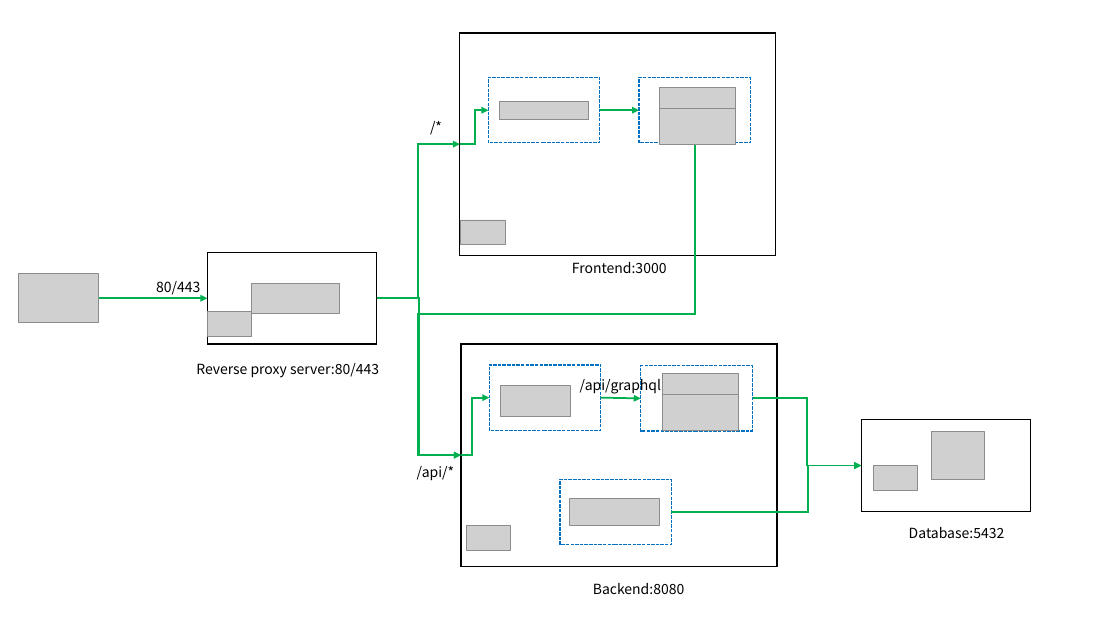
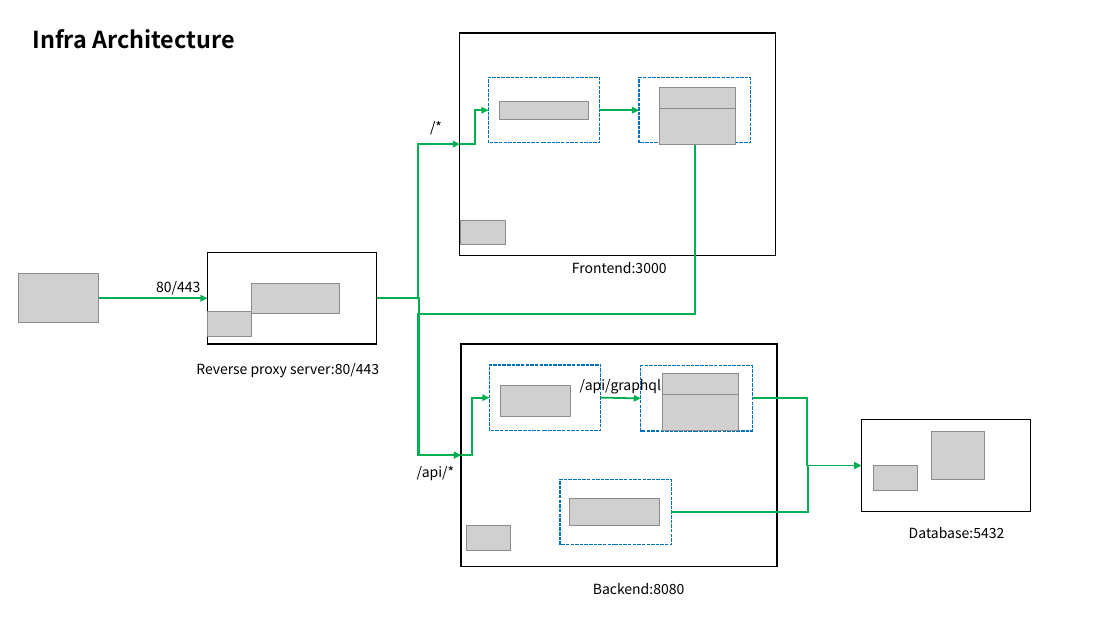
Before and after one commit to dukinfotech/nestjs-nextjs, a slide deck: slide 1 of docs/infra_architecture.pptx. Drawn at 1120x630 pixels with LibreOffice and Linux fonts; fonts in the diff are those of the drawing; grey boxes stand for pictures. Boxes give left, top, right and bottom in pixels: in the first picture for what was removed or moved away, otherwise in the second. Text is boxed around its words. In the diff, an @@ line names an element or a change of style, - is before the commit and + after.

```diff
--- a/docs/infra_architecture.pptx
+++ b/docs/infra_architecture.pptx
@@ text added at (x1=32, y1=29, x2=234, y2=49), 20 pt, text #000000, bold @@
+Infra Architecture
```
Also in this commit, not shown: 1 slide added, 9 other files.
